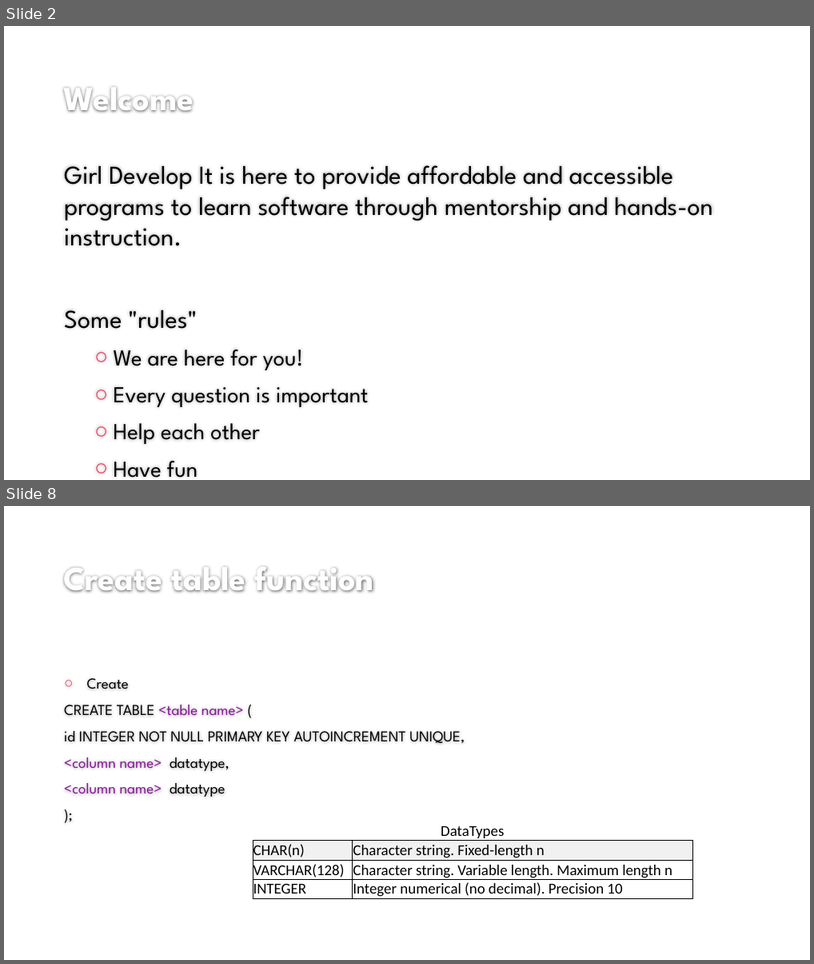
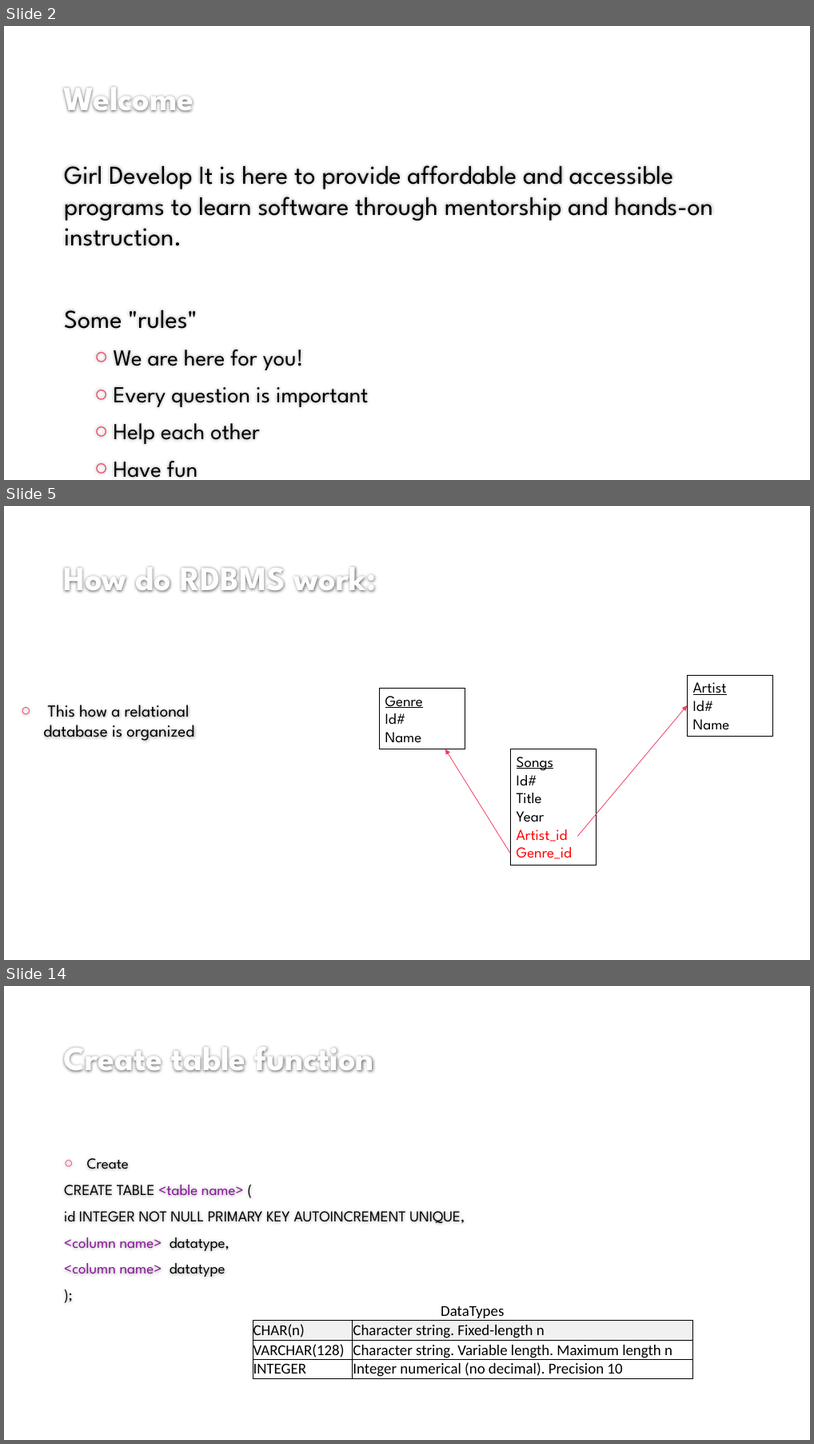
Before and after one commit to mtchem/GDI_Beginning_SQL, a slide deck: Beginning_SQL_pres.pptx. Shown one above the other, each under a label of ours: slides 2 and 8 before the commit, slides 2, 5 and 14 after it; the slides between them are not shown. The pictures are 814x964 and 814x1444 pixels, drawn with LibreOffice and Linux fonts; fonts in the diff are those of the drawing; background and template pictures are left out. Boxes give left, top, right and bottom in pixels: in the first picture for what was removed or moved away, otherwise in the second. Text is boxed around its words. In the diff, an @@ line names an element or a change of style, - is before the commit and + after.

```diff
--- a/Beginning_SQL_pres.pptx
+++ b/Beginning_SQL_pres.pptx
@@ slide 5 added at (4, 506, 810, 960), background #FFFFFF @@
@@ title added at (64, 567, 376, 592), 40 pt, text #FEFEFE, bold @@
+How do RDBMS work:
@@ rectangle added at (380, 688, 466, 749), outline #000000 0.75 pt, 18 pt, text #000000 @@
+Genre
+Id#
+Name
@@ rectangle added at (687, 675, 774, 736), outline #000000 0.75 pt, 18 pt, text #000000 @@
+Artist
+Id#
+Name
@@ text added at (43, 704, 194, 740), 20 pt, text #000000 @@
+○ This how a relational database is organized
@@ arrow added from (578, 836) to (687, 706), #F03B5E 0.75 pt @@
@@ arrow added from (511, 853) to (446, 749), #F03B5E 0.75 pt @@
@@ rectangle added at (511, 749, 597, 865), outline #000000 0.75 pt, 18 pt, text #000000 @@
+Songs
+Id#
+Title
+Year
+Artist_id
+Genre_id
@@ what was slide 8 is now slide 14 @@
```
Also in this commit, not shown: 3 slides changed, 7 other slides added, 2 slides removed.
